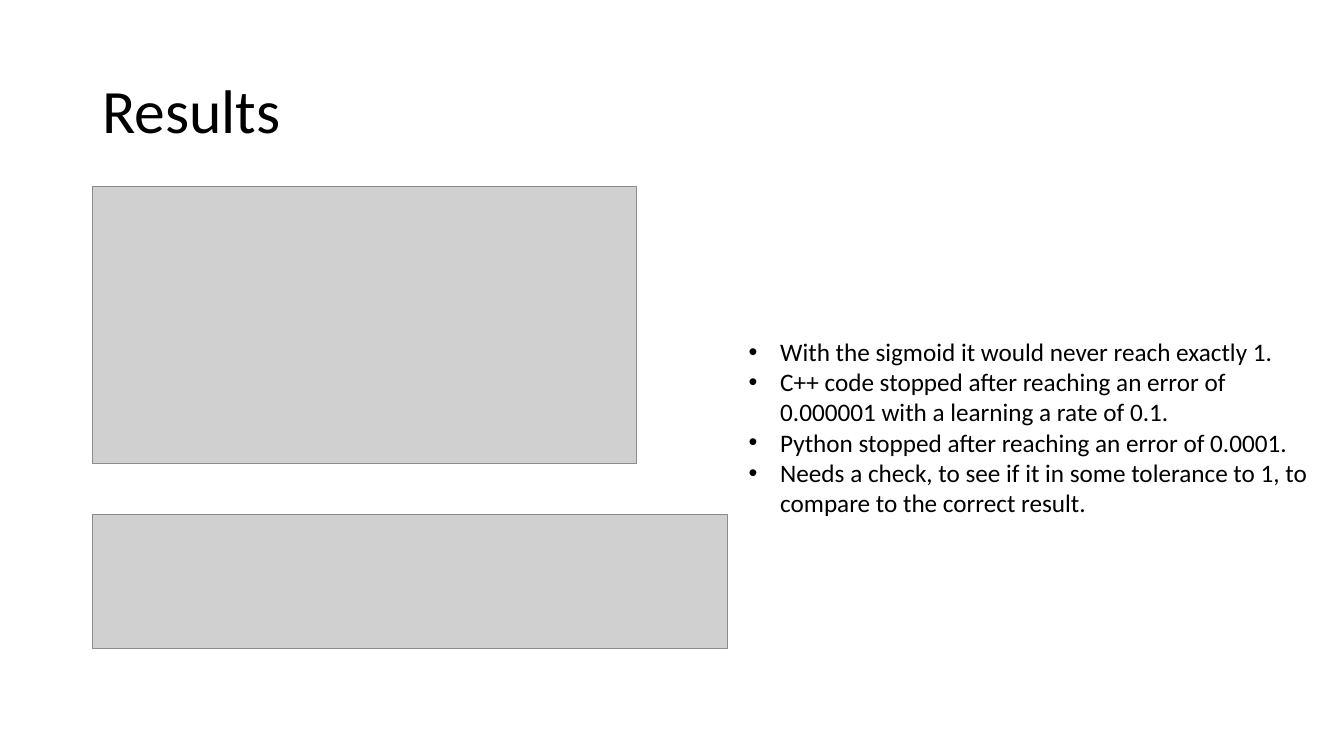
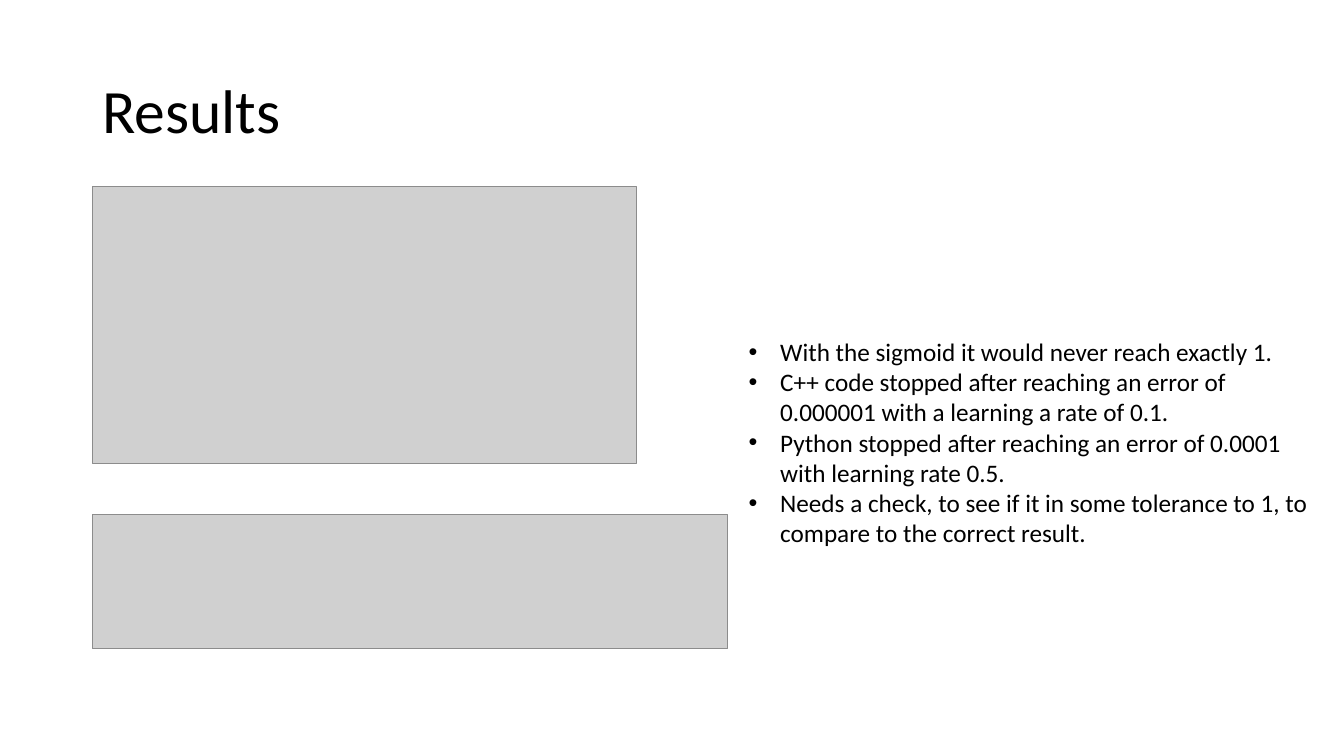
Before and after one commit to Sovsekongen/RL, a slide deck: slide 19 of All Slides.pptx. Drawn at 1344x756 pixels with LibreOffice and Linux fonts; fonts in the diff are those of the drawing; grey boxes stand for pictures. Boxes give left, top, right and bottom in pixels: in the first picture for what was removed or moved away, otherwise in the second. Text is boxed around its words. In the diff, an @@ line names an element or a change of style, - is before the commit and + after.

```diff
--- a/All Slides.pptx
+++ b/All Slides.pptx
@@ text at <box>780,434,1280,487</box>: text changed @@
-• Python stopped after reaching an error of 0.0001.
+• Python stopped after reaching an error of 0.0001 with learning rate 0.5.
```
Also in this commit, not shown: 3 other files.
